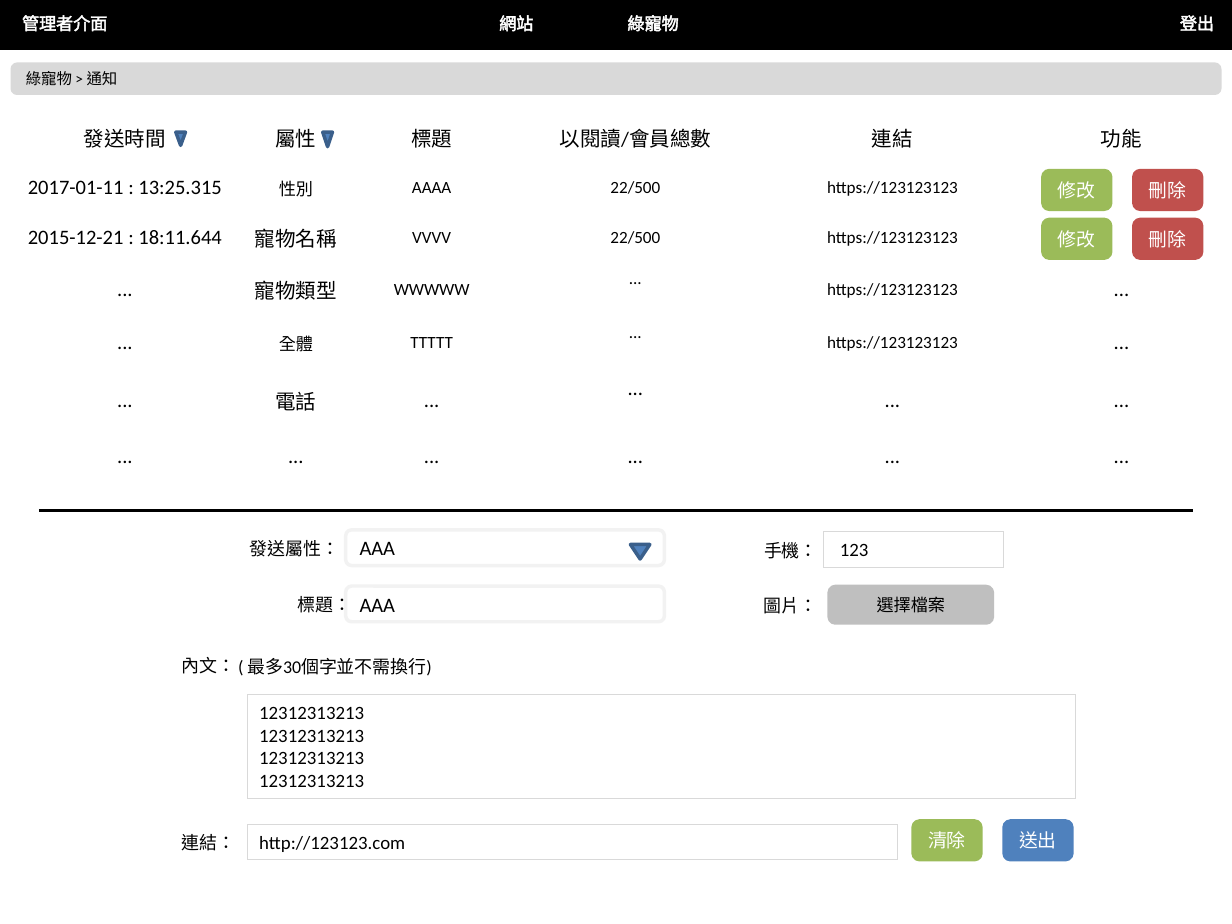
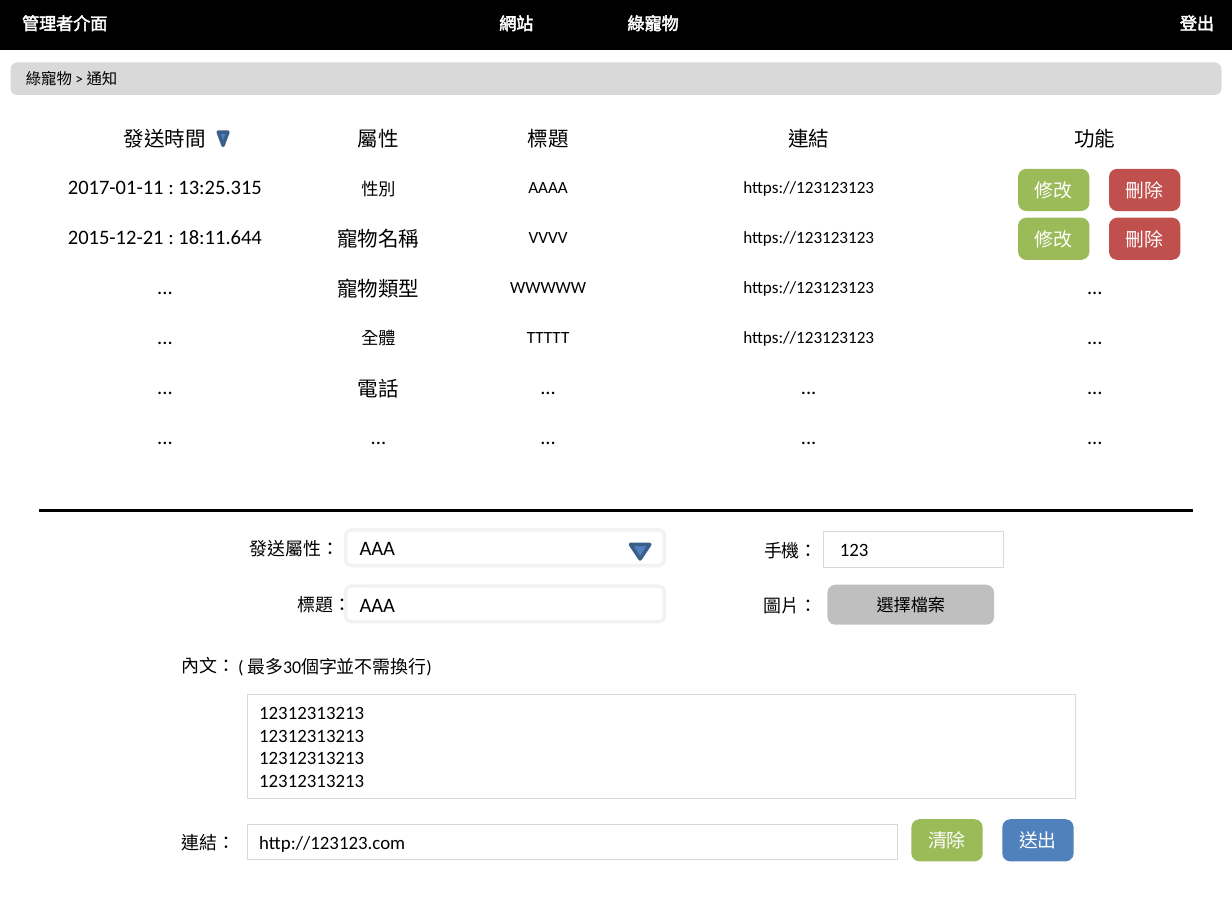
Before and after one commit to nexstar/XMind, a slide deck: slide 35 of 最終後台版型.pptx. Drawn at 1232x924 pixels with LibreOffice and Linux fonts; fonts in the diff are those of the drawing. Boxes give left, top, right and bottom in pixels: in the first picture for what was removed or moved away, otherwise in the second. Text is boxed around its words. In the diff, an @@ line names an element or a change of style, - is before the commit and + after.

```diff
--- a/最終後台版型.pptx
+++ b/最終後台版型.pptx
@@ table at <box>25,113,1218,463</box> @@
-column 4: 以閱讀/會員總數 | 22/500 | 22/500 | ... | ... | ... | ...
@@ table: place and size @@
-table at <box>12,113,1220,482</box>
+table at <box>25,113,1218,463</box>
@@ triangle: place and size @@
-triangle at <box>176,132,186,145</box>
+triangle at <box>218,132,228,145</box>
@@ triangle removed at <box>323,132,333,147</box> @@
@@ 4 rounded rectangles: place and size @@
-4 rounded rectangles at <box>1042,170,1201,257</box>
+4 rounded rectangles at <box>1020,170,1179,257</box>
```
Also in this commit, not shown: 2 other slides changed, 1 other file.
